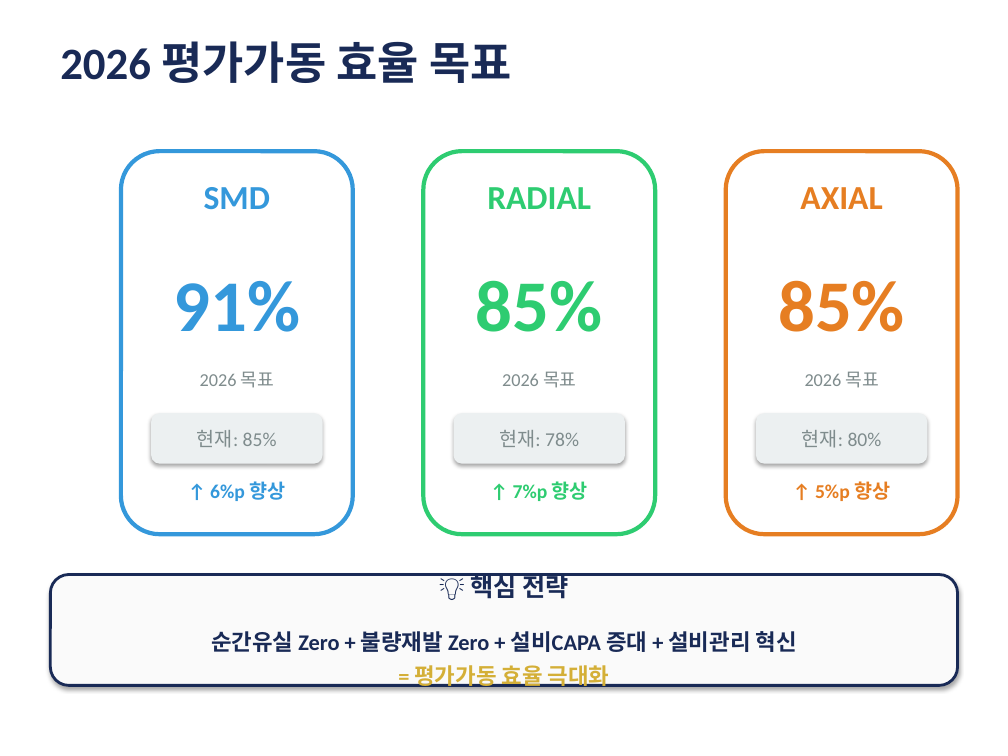
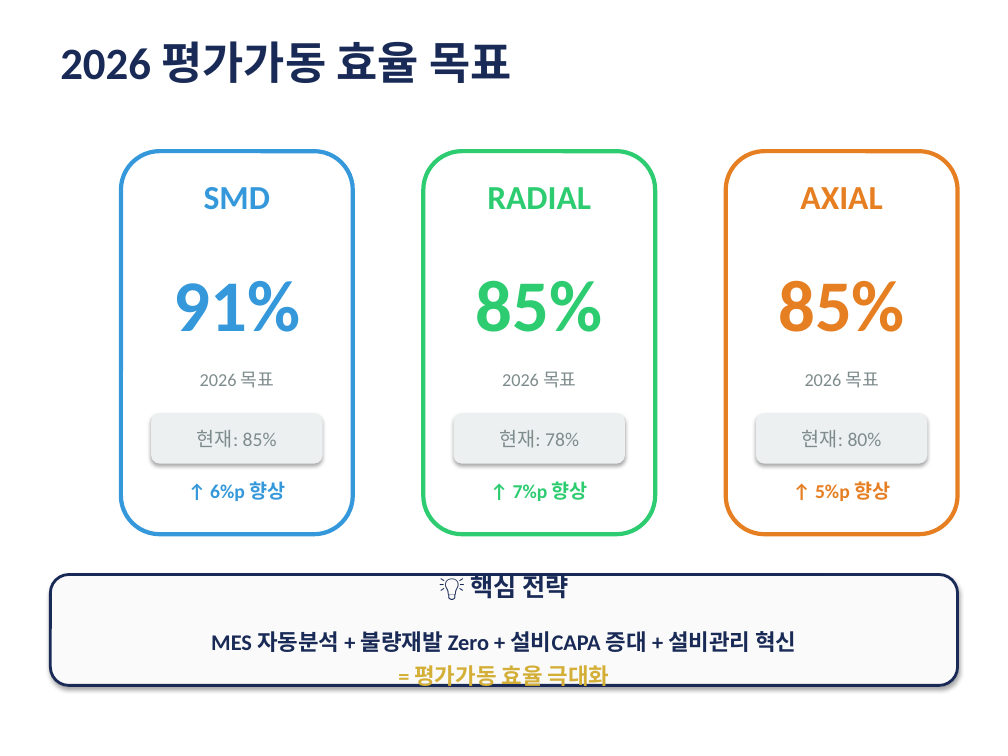
Before and after one commit to mind79ns/26-Year-Management-Strategy, a slide deck: slide 9 of 2026_제조1팀_경영전략_최종완성판.pptx. Drawn at 1008x756 pixels with LibreOffice and Linux fonts; fonts in the diff are those of the drawing. Boxes give left, top, right and bottom in pixels: in the first picture for what was removed or moved away, otherwise in the second. Text is boxed around its words. In the diff, an @@ line names an element or a change of style, - is before the commit and + after.

```diff
--- a/2026_제조1팀_경영전략_최종완성판.pptx
+++ b/2026_제조1팀_경영전략_최종완성판.pptx
@@ text in rounded rectangle at [211, 631, 796, 652]: text changed @@
-순간유실 Zero + 불량재발 Zero + 설비CAPA 증대 + 설비관리 혁신
+MES 자동분석 + 불량재발 Zero + 설비CAPA 증대 + 설비관리 혁신
```
Also in this commit, not shown: 4 other slides changed, 1 slide added, 1 slide removed, 3 other files.
